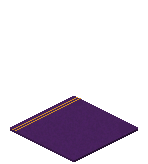
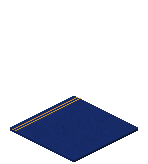
Layers edited between the first and the second 148px x 164px image:
pixels changed over [10, 96, 138, 162] (layer not identified)
